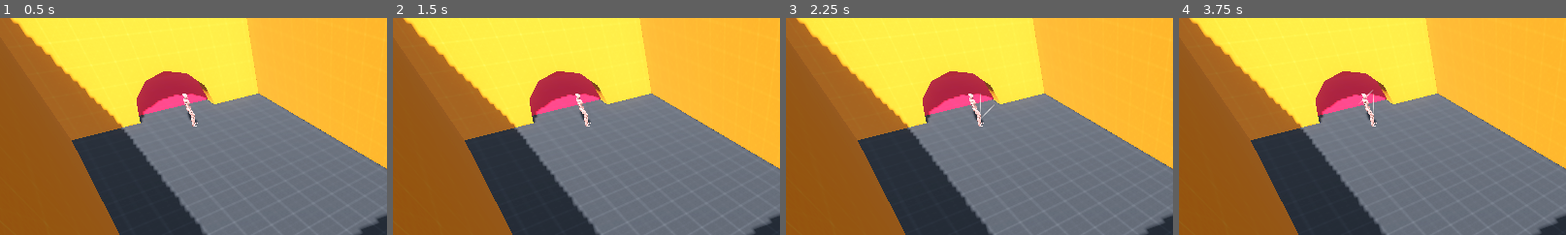
Above: before the commit, frames 1-4 (left to right).
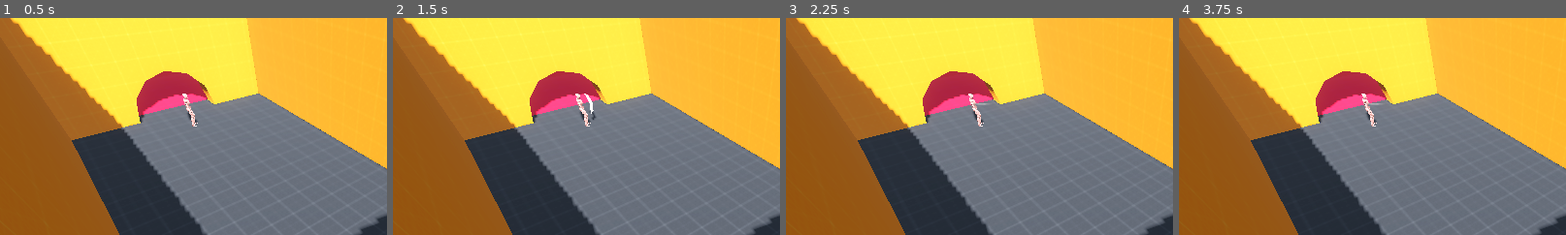
Above: after the commit, the same moments.

Repository: Bloombeard/diamond-heist
Game: Godot game, scene res://scenes/vault.tscn
Same seed, same stepped clock (60 frames per second), same inputs: the game is played once before the commit and once after it.
Inputs:
- Up to frame 1 (0.5 s): no input
- Up to frame 2 (1.5 s): tap Enter at 0.5 s; hold L (slash_right) 0.53-1.28 s; hold Shift (block) 0.53-1.28 s; tap Space at 1.25 s; hold K (slash_down) from 1.28 s (still down); tap Shift (block) at 1.35 s
- Up to frame 3 (2.25 s): release K (slash_down) at 2.03 s; hold L (slash_right) from 2.03 s (still down); hold Shift (block) from 2.03 s (still down)
- Up to frame 4 (3.75 s): tap Enter at 2.75 s; release L (slash_right) at 2.78 s; release Shift (block) at 2.78 s; hold I (slash_up) 2.78-3.53 s; tap Shift (block) at 2.85 s; tap Space at 3.5 s; hold J (slash_left) from 3.53 s (still down); hold Shift (block) from 3.53 s (still down)
The pictures show only the part of the screen within x 6-56%, y 0-50%; the shares and areas given below are measured in that part.

Frame 1 is identical in both runs. In frame 2, 0.1% of the frame differs, in the area x 49-53%, y 34-47%; in frame 3, less than 0.1%; in frame 4, less than 0.1%.

Commit message:
slasher processes patterns. has a little 3d as a treat

Diff:
--- a/scenes/slasher.tscn
+++ b/scenes/slasher.tscn
@@ -1,6 +1,7 @@
-[gd_scene load_steps=8 format=3 uid="uid://dru8rednjjldl"]
+[gd_scene load_steps=10 format=3 uid="uid://dru8rednjjldl"]
 
 [ext_resource type="Script" uid="uid://dvu1241r73k63" path="res://scripts/slasher.gd" id="1_1mbkm"]
+[ext_resource type="ArrayMesh" uid="uid://cgg4y5jbufu47" path="res://assets/models/slash.obj" id="2_lg7p3"]
 [ext_resource type="Texture2D" uid="uid://cyai8yluepg72" path="res://assets/textures/slashhoz.png" id="2_thp67"]
 [ext_resource type="Texture2D" uid="uid://cgtl7fist8a8o" path="res://assets/textures/slashvert.png" id="3_lg7p3"]
 [ext_resource type="Texture2D" uid="uid://bn28rpxkish52" path="res://assets/textures/slashbotleft.png" id="4_u7d34"]
@@ -8,41 +9,64 @@
 [ext_resource type="Texture2D" uid="uid://duar4vvm37gqg" path="res://assets/textures/slashtopleft.png" id="6_hhtb2"]
 [ext_resource type="Texture2D" uid="uid://c6idd4cq8ssis" path="res://assets/textures/slashtopright.png" id="7_kxyhc"]
 
+[sub_resource type="StandardMaterial3D" id="StandardMaterial3D_u7d34"]
+shading_mode = 0
+grow_amount = -0.368
+stencil_flags = 2
+
 [node name="Slasher" type="Node3D"]
 script = ExtResource("1_1mbkm")
 
+[node name="slash_effect" type="MeshInstance3D" parent="."]
+transform = Transform3D(0, 0, 0.1, 0, 0.1, 0, -0.1, 0, 0, 0, 0, 0.5)
+visible = false
+mesh = ExtResource("2_lg7p3")
+surface_material_override/0 = SubResource("StandardMaterial3D_u7d34")
+
 [node name="hoz" type="Sprite3D" parent="."]
-transform = Transform3D(1, 0, 0, 0, 1, 0, 0, 0, 1, 0, 0, 0.4660709)
+transform = Transform3D(1, 0, 0, 0, 1, 0, 0, 0, 1, 0, 0, 0.5)
 visible = false
 pixel_size = 0.005
+billboard = 1
+no_depth_test = true
 texture = ExtResource("2_thp67")
 
 [node name="vert" type="Sprite3D" parent="."]
-transform = Transform3D(1, 0, 0, 0, 1, 0, 0, 0, 1, 0, 0, 0.41052043)
+transform = Transform3D(1, 0, 0, 0, 1, 0, 0, 0, 1, 0, 0, 0.5)
 visible = false
 pixel_size = 0.005
+billboard = 1
+no_depth_test = true
 texture = ExtResource("3_lg7p3")
 
 [node name="botleft" type="Sprite3D" parent="."]
-transform = Transform3D(1, 0, 0, 0, 1, 0, 0, 0, 1, 0, 0, 0.41052043)
+transform = Transform3D(1, 0, 0, 0, 1, 0, 0, 0, 1, 0, 0, 0.5)
 visible = false
 pixel_size = 0.005
+billboard = 1
+no_depth_test = true
 texture = ExtResource("4_u7d34")
 
 [node name="botright" type="Sprite3D" parent="."]
-transform = Transform3D(1, 0, 0, 0, 1, 0, 0, 0, 1, 0, 0, 0.41052043)
+transform = Transform3D(1, 0, 0, 0, 1, 0, 0, 0, 1, 0, 0, 0.5)
 visible = false
 pixel_size = 0.005
+billboard = 1
+no_depth_test = true
 texture = ExtResource("5_4md7a")
 
 [node name="topleft" type="Sprite3D" parent="."]
-transform = Transform3D(1, 0, 0, 0, 1, 0, 0, 0, 1, 0, 0, 0.41052043)
+transform = Transform3D(1, 0, 0, 0, 1, 0, 0, 0, 1, 0, 0, 0.5)
 visible = false
 pixel_size = 0.005
+billboard = 1
+no_depth_test = true
 texture = ExtResource("6_hhtb2")
 
 [node name="topright" type="Sprite3D" parent="."]
-transform = Transform3D(1, 0, 0, 0, 1, 0, 0, 0, 1, 0, 0, 0.41052043)
+transform = Transform3D(1, 0, 0, 0, 1, 0, 0, 0, 1, 0, 0, 0.5)
 visible = false
 pixel_size = 0.005
+billboard = 1
+no_depth_test = true
 texture = ExtResource("7_kxyhc")
--- a/scripts/player.gd
+++ b/scripts/player.gd
@@ -10,6 +10,7 @@
 @onready var vault_camera: Camera3D = $"../vault_camera"
 @onready var player_skin: Node3D = %player_skin
 @onready var animation_player: AnimationPlayer = %AnimationPlayer
+@onready var slasher := $player_skin/Slasher
 
 var active_camera: Camera3D = hallway_camera
 var rotation_speed := 12.0
@@ -28,9 +29,8 @@
 	move_direction = move_direction.normalized()
 
 	velocity = velocity.move_toward(move_direction * move_speed, acceleration * delta)
-	if $player_skin/Slasher.counter < $player_skin/Slasher.max_counter:
+	if slasher.counter < slasher.max_counter or Input.is_action_pressed("block"):
 		velocity = velocity.move_toward(Vector3(0,0,0), acceleration * 2 * delta)
-
 	move_and_slide()
 
 	if velocity.length() > 0.2:
--- a/scripts/slasher.gd
+++ b/scripts/slasher.gd
@@ -1,11 +1,14 @@
 extends Node
 
+@onready var slash_effect = $slash_effect
 var max_counter
 var counter
 var direction: Vector2
 var current_hit: Vector2
 var last_hit: Vector2
 var slash: Vector2
+var pattern := Dictionary()
+var pattern_result := "none"
 
 # Called when the node enters the scene tree for the first time.
 func _ready() -> void:
@@ -14,43 +17,33 @@
 	current_hit = direction
 	last_hit = direction
 
-
 # Called every frame. 'delta' is the elapsed time since the previous frame.
 func _physics_process(delta: float) -> void:
 	if counter == 0:
+		slash_effect.visible = false
+		counter = max_counter
+	elif counter < max_counter:
+		counter -= 1
+
+	# wait for an attack to end before allowing another attack.
+	if counter == max_counter:
+		direction = floor(Input.get_vector("slash_left", "slash_right", "slash_up", "slash_down"))
+	else:
+		direction = Vector2(0,0)
+
+	if Input.is_action_just_released("block") or Input.is_action_just_pressed("block"):
+		if pattern.size() == 4 and pattern.has_all(["vert", "topleft", "topright", "hoz"]):
+			pattern_result = "launch"
+			print("LAUNCH")
+		pattern.clear()
+		current_hit = Vector2(0,0)
+		last_hit = Vector2(0,0)
 		$hoz.visible = false
 		$vert.visible = false
 		$botleft.visible = false
 		$botright.visible = false
 		$topleft.visible = false
 		$topright.visible = false
-		current_hit = Vector2(0,0)
-		last_hit = Vector2(0,0)
-		counter = max_counter
-	elif counter < max_counter:
-		counter -= 1
-
-	if counter == max_counter:
-		direction = floor(Input.get_vector("slash_left", "slash_right", "slash_up", "slash_down"))
-	else:
-		direction = Vector2(0,0)
-
-	if Input.is_action_pressed("block"):
-		$hoz.billboard = true
-		$vert.billboard = true
-		$botleft.billboard = true
-		$botright.billboard = true
-		$topleft.billboard = true
-		$topright.billboard = true
-		direction = floor(Input.get_vector("slash_left", "slash_right", "slash_up", "slash_down"))
-		counter = 1
-	else:
-		$hoz.billboard = false
-		$vert.billboard = false
-		$botleft.billboard = false
-		$botright.billboard = false
-		$topleft.billboard = false
-		$topright.billboard = false
 
 	if direction != current_hit and direction != Vector2(0,0):
 		last_hit = current_hit
@@ -61,21 +54,37 @@
 			slash = current_hit
 		counter = max_counter-1
 		slash_display()
-		#print("last hit: "+str(last_hit))
-		#print("current hit: "+str(current_hit))
-		#print("total: "+str(slash))
+	slash_effect.position.z = 1 + (float(counter)/-30)
 
 func slash_display() -> void:
 	match slash:
 		Vector2(1.0,0), Vector2(-1.0,0):
-			$hoz.visible = true
+			slash_effect.rotation_degrees.x = 0
 		Vector2(0,1.0), Vector2(0,-1.0):
-			$vert.visible = true
-		Vector2(-1,-1):
-			$topleft.visible = true
-		Vector2(1,-1):
-			$topright.visible = true
-		Vector2(1,1):
-			$botright.visible = true
-		Vector2(-1,1):
-			$botleft.visible = true
+			slash_effect.rotation_degrees.x = 90
+		Vector2(-1,-1), Vector2(1,1):
+			slash_effect.rotation_degrees.x = -45
+		Vector2(1,-1), Vector2(-1,1):
+			slash_effect.rotation_degrees.x = 45
+	slash_effect.visible = true
+
+	if Input.is_action_pressed("block"):
+		match slash:
+			Vector2(1.0,0), Vector2(-1.0,0):
+				pattern.set("vert", true)
+				$hoz.visible = true
+			Vector2(0,1.0), Vector2(0,-1.0):
+				pattern.set("hoz", true)
+				$vert.visible = true
+			Vector2(-1,-1):
+				pattern.set("topleft",true)
+				$topleft.visible = true
+			Vector2(1,-1):
+				pattern.set("topright",true)
+				$topright.visible = true
+			Vector2(1,1):
+				pattern.set("botright",true)
+				$botright.visible = true
+			Vector2(-1,1):
+				pattern.set("botleft",true)
+				$botleft.visible = true
Not shown, added: assets/models/slash.obj
Not shown, added: assets/models/slash.obj.import
